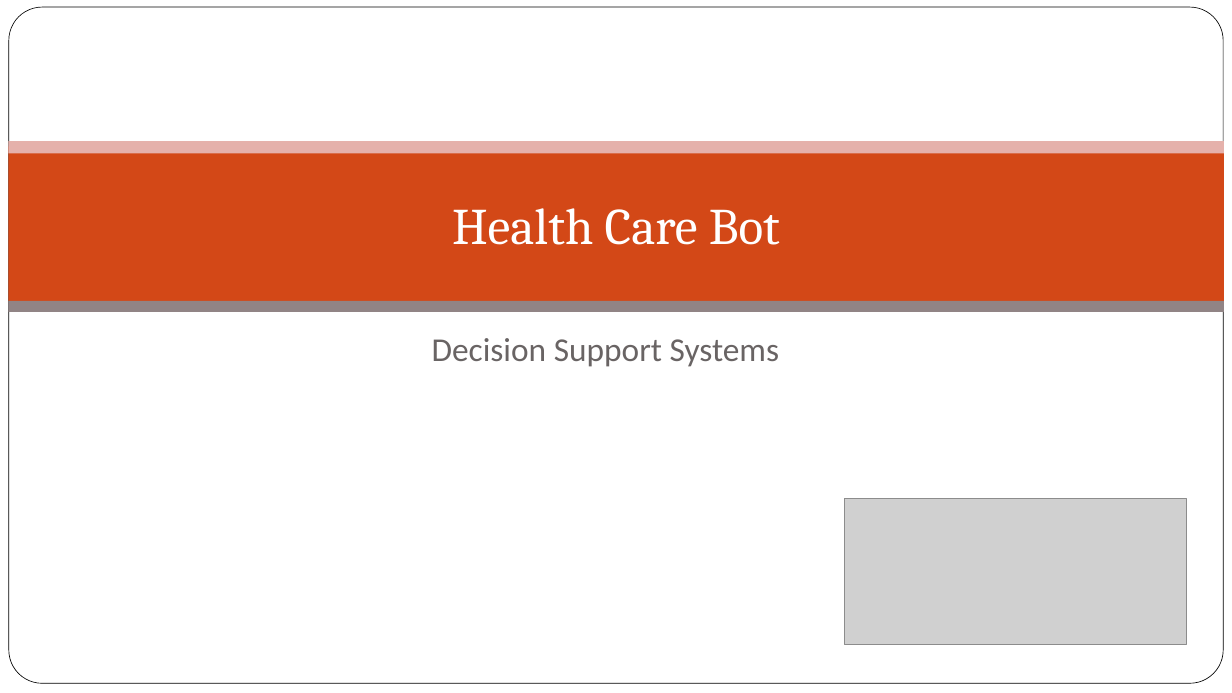
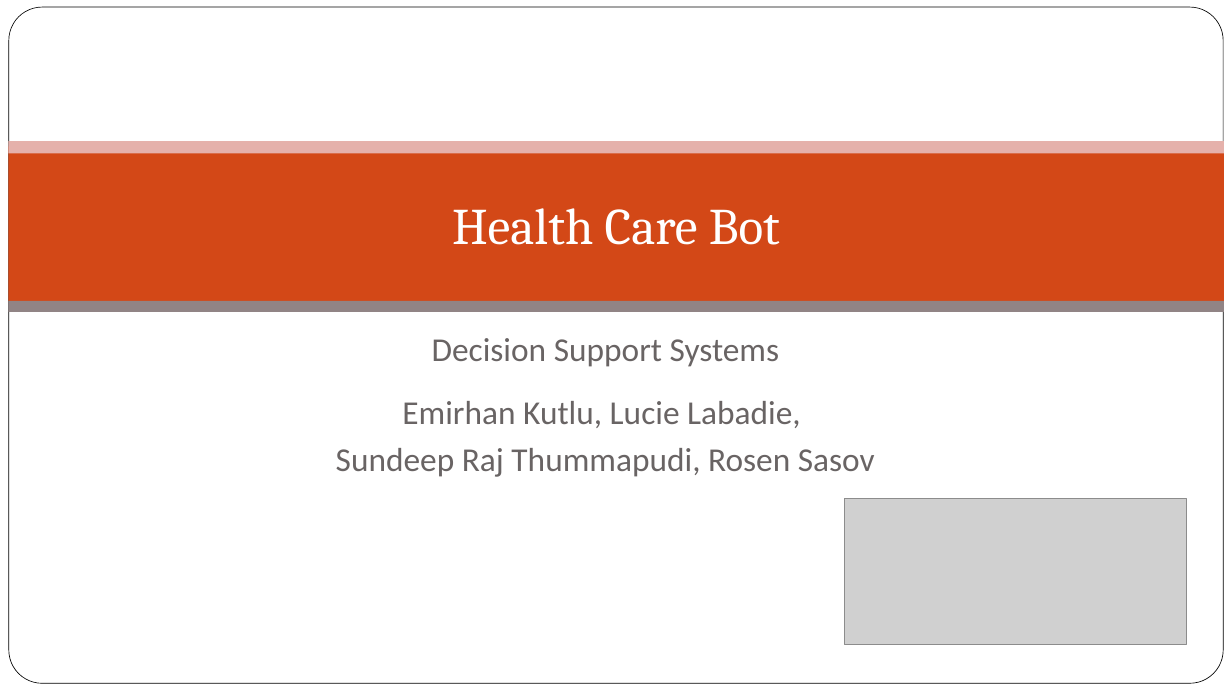
Before and after one commit to rsasov/DecisionSupportSystems, a slide deck: slide 1 of Health_Care_Bot.pptx. Drawn at 1232x693 pixels with LibreOffice and Linux fonts; fonts in the diff are those of the drawing; grey boxes stand for pictures; background and template pictures are left out. Boxes give left, top, right and bottom in pixels: in the first picture for what was removed or moved away, otherwise in the second. Text is boxed around its words. In the diff, an @@ line names an element or a change of style, - is before the commit and + after.

```diff
--- a/Health_Care_Bot.pptx
+++ b/Health_Care_Bot.pptx
@@ subtitle at [336,401,875,477]: paragraphs added @@
+Emirhan Kutlu, Lucie Labadie,
+Sundeep Raj Thummapudi, Rosen Sasov
```
Also in this commit, not shown: 6 other slides changed, 1 slide removed.
